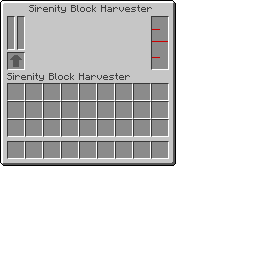
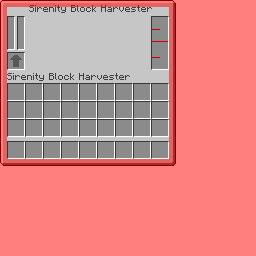
Layers edited between the first and the second 256×256 image:
showed "Ebene 1" over [left=0, top=0, right=256, bottom=256]
